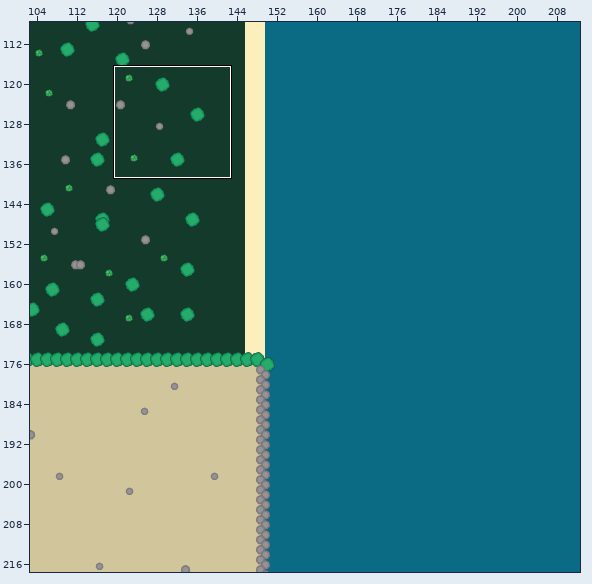
One commit to this Tiled map: maps/map1.tmx. Above, an overview of the earlier version with the close-up marked.
Close-up. Before the edit:
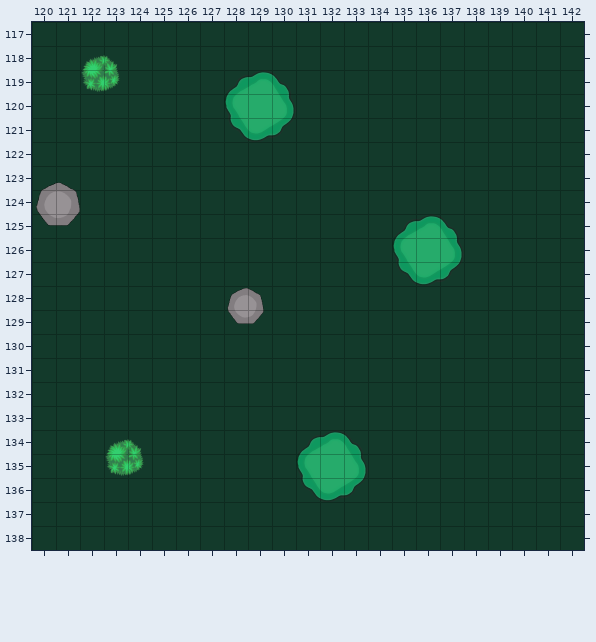
Cells are 100x100 px. Shown: x 120..142, y 117..138. The commit also changed other parts of the map, which this record leaves out.
And afterwards:
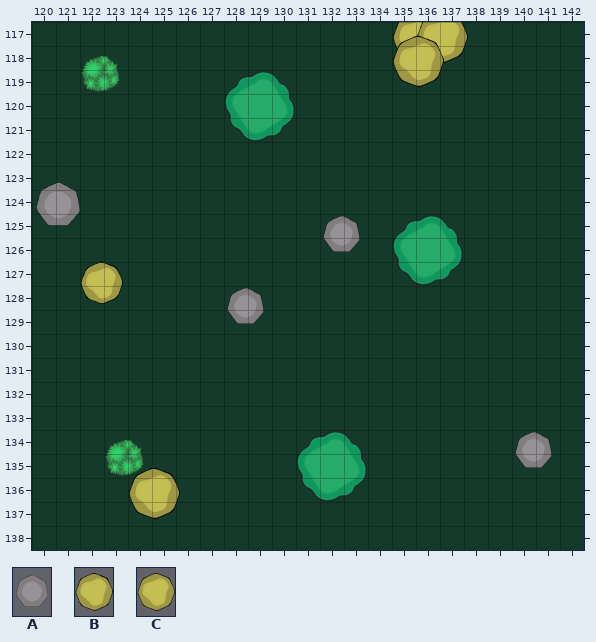
Key: from "resources": A 1 "stone1", B 4 "gold1", C 5 "gold2".
_ is an empty cell, . an unchanged one.
Diff:
--- layer "cave, amethyst, diamond, gold,"
@@ x 135..136 @@
-118 __
-119 _.
+118 CC
+119 C.
@@ x 122..122 @@
-128 _
+128 B
@@ x 124..124 @@
-137 _
+137 C
--- layer "stone-wood"
@@ x 132..132 @@
-126 _
+126 A
@@ x 140..140 @@
-135 _
+135 A
Where, in picture pixels (left, top, right, bottom), the same in both close-ups:
added: (393, 22, 468, 87)
added: (323, 216, 360, 252)
added: (81, 261, 123, 304)
added: (515, 432, 552, 468)
added: (129, 467, 180, 519)
